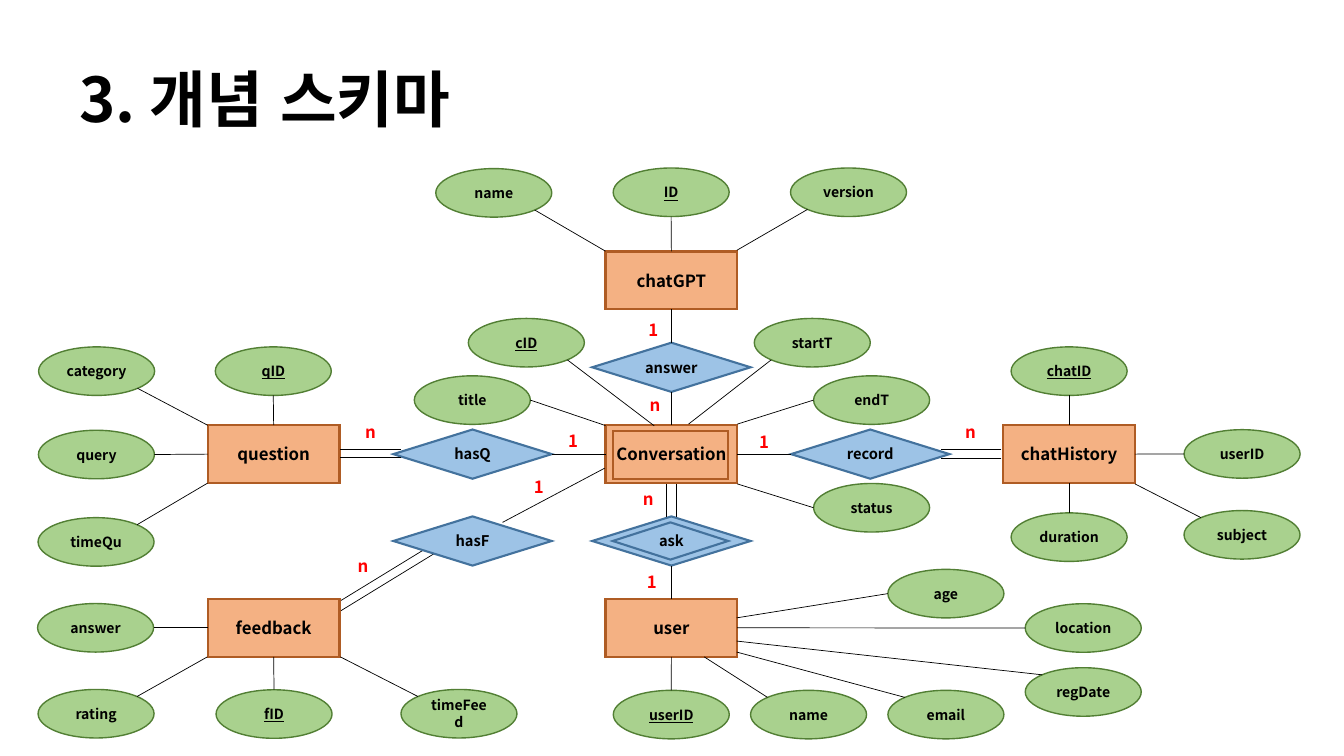
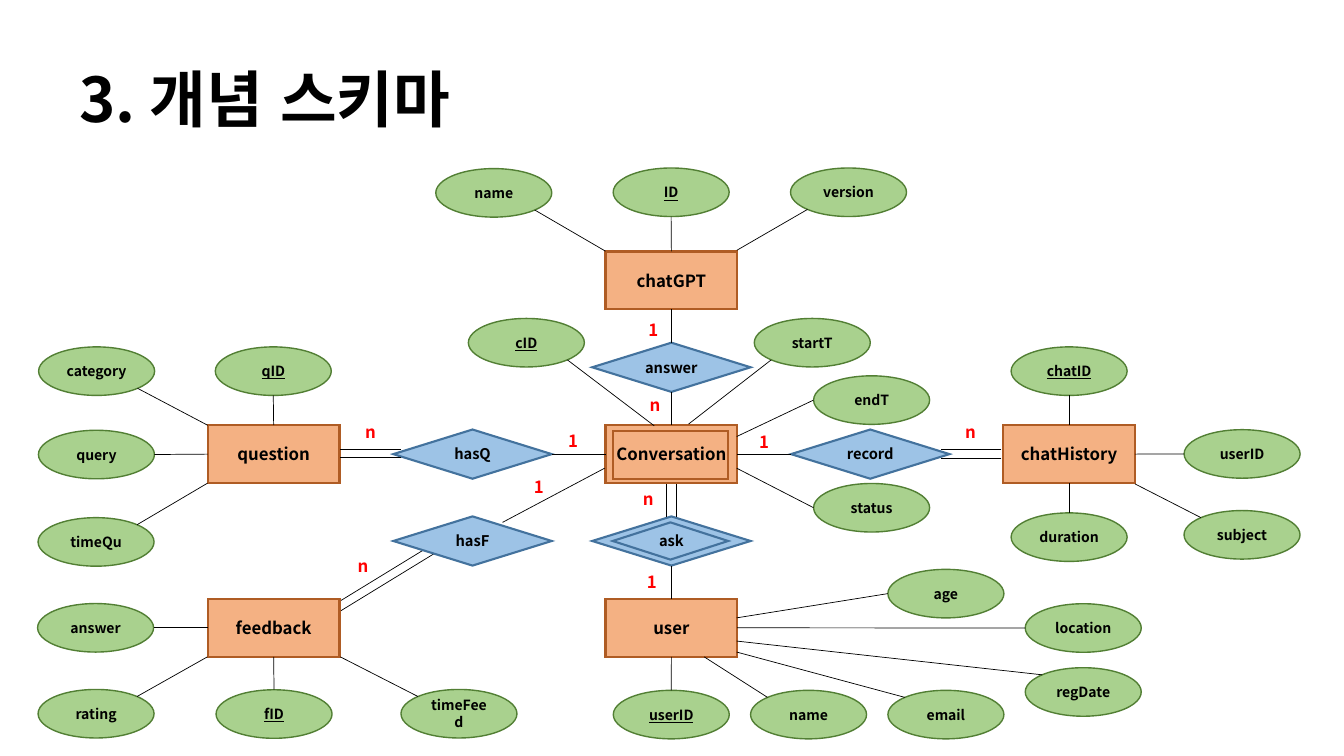
Before and after one commit to DalimOh/ZZapGPT, a slide deck: slide 5 of 그룹프로젝트_er.pptx. Drawn at 1344x756 pixels with LibreOffice and Linux fonts; fonts in the diff are those of the drawing. Boxes give left, top, right and bottom in pixels: in the first picture for what was removed or moved away, otherwise in the second. Text is boxed around its words. In the diff, an @@ line names an element or a change of style, - is before the commit and + after.

```diff
--- a/그룹프로젝트_er.pptx
+++ b/그룹프로젝트_er.pptx
@@ ellipse removed at [414,376,530,424] @@
-title
@@ line removed from (530, 400) to (606, 425) @@
@@ line moved from (814, 400) - (737, 424) to (814, 400) - (737, 437) @@
@@ line moved from (814, 508) - (737, 484) to (814, 508) - (737, 469) @@
```
Also in this commit, not shown: 1 other slide changed, 2 other files.
